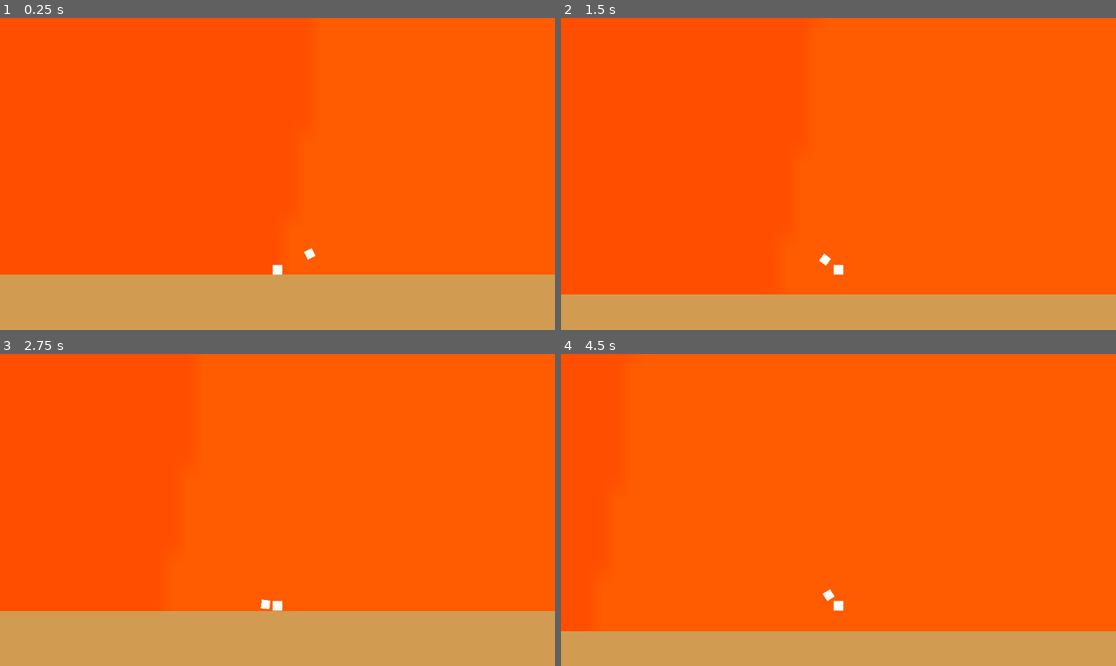
Above: before the commit, frames 1-4 (two rows, left to right).
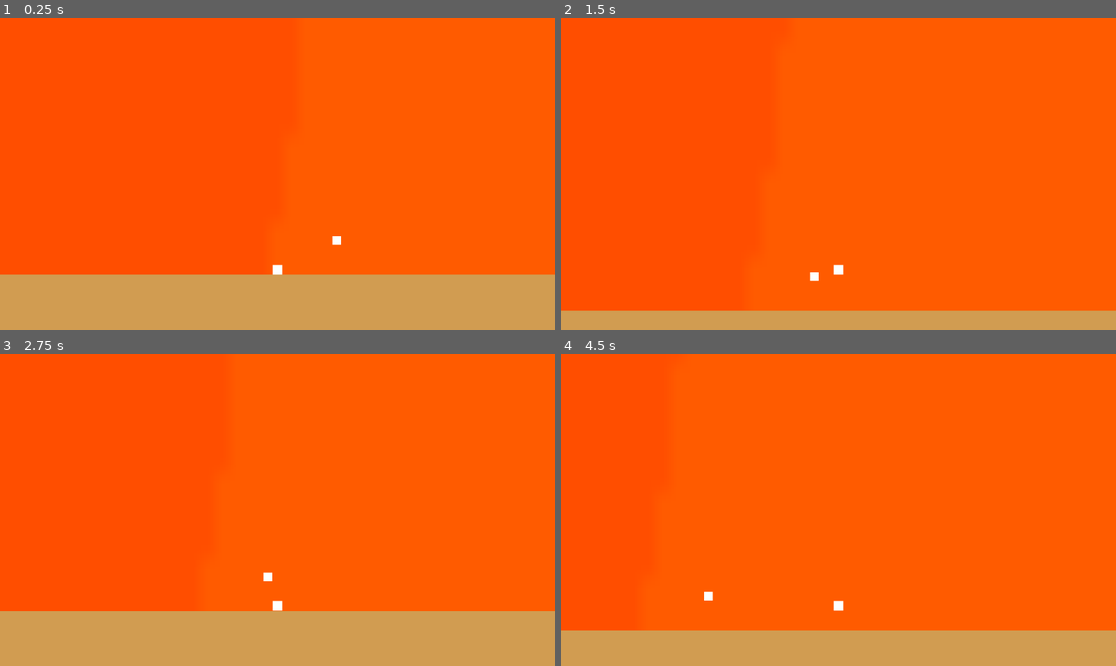
Above: after the commit, the same moments.

Repository: zsimpson-lgtm/The-Agent-Alien-Files
Game: Godot game, scene res://Scenes/Game.tscn
Two runs of this game, one before a commit and one after it. Both use one fixed random seed, a clock stepped at 60 frames per second and the inputs below.
Inputs:
- Up to frame 1 (0.25 s): no input
- Up to frame 2 (1.5 s): tap Enter at 0.5 s; hold D (right) from 0.53 s (still down); tap Space (jump) at 0.77 s
- Up to frame 3 (2.75 s): tap Space (jump) at 1.52 s; release D (right) at 2.03 s; hold A (left) from 2.03 s (still down)
- Up to frame 4 (4.5 s): tap Space (jump) at 2.75, 3.02, 3.77 s; release A (left) at 2.78 s; hold D (right) 2.78-4.28 s; hold A (left) from 4.28 s (still down)

The runs differ from the first frame. In frame 1, less than 0.1% of the frame differs, in the area x 54-62%, y 69-78%; in frame 2, 5.2%, in the area x 0-100%, y 75-94%; in frame 3, 0.1%; in frame 4, 0.3%.
Error after the commit: Invalid access to property or key 'global_position' on a base object of type 'Nil'. (res://Scripts/Enemy.gd:12)

Commit message:
Day 4
Worked on adding healbar and the code, need need fix checking collisons

Diff:
--- a/agent-alien/Scenes/Game.tscn
+++ b/agent-alien/Scenes/Game.tscn
@@ -9,8 +9,9 @@
 
 [node name="Node2D" type="Node2D" unique_id=1983854155]
 
-[node name="Player" parent="." unique_id=1100361338 instance=ExtResource("1_gl6un")]
+[node name="Player" parent="." unique_id=1100361338 node_paths=PackedStringArray("health_ui") instance=ExtResource("1_gl6un")]
 position = Vector2(-66, -10)
+health_ui = NodePath("../CanvasLayer/TextureProgressBar")
 
 [node name="Camera2D" type="Camera2D" parent="Player" unique_id=665921378]
 position = Vector2(0, 1)
@@ -49,6 +50,21 @@
 
 [node name="ScreenShot20260611At2_55_24Pm" type="Sprite2D" parent="." unique_id=607886359]
 z_index = -14
-position = Vector2(-2601, -2281)
+position = Vector2(-2631, -2272)
 scale = Vector2(10.09042, 14.755144)
 texture = ExtResource("3_j5yw3")
+
+[node name="CanvasLayer" type="CanvasLayer" parent="." unique_id=586048734]
+
+[node name="TextureProgressBar" type="TextureProgressBar" parent="CanvasLayer" unique_id=1462491059]
+anchors_preset = -1
+anchor_left = -0.040000003
+anchor_top = -0.18200001
+anchor_right = -0.040000003
+anchor_bottom = -0.18200001
+offset_left = -24.919998
+offset_top = -26.063995
+offset_right = 30.080002
+offset_bottom = 21.936005
+max_value = 10.0
+value = 7.0
--- a/agent-alien/Scenes/Player.tscn
+++ b/agent-alien/Scenes/Player.tscn
@@ -1,6 +1,6 @@
 [gd_scene format=3 uid="uid://nlnouaeystk8"]
 
-[ext_resource type="Script" uid="uid://c8mbe72sddhk5" path="res://Scripts/player.gd" id="1_rpqav"]
+[ext_resource type="Script" uid="uid://b7gruql1r2jvy" path="res://Scripts/Player.gd" id="1_rpqav"]
 
 [sub_resource type="RectangleShape2D" id="RectangleShape2D_qbkls"]
 
--- a/agent-alien/Scripts/Enemy.gd
+++ b/agent-alien/Scripts/Enemy.gd
@@ -6,14 +6,14 @@
 
 # Called when the node enters the scene tree for the first time.
 func _ready() -> void:
-	for node in get_tree().get_nodes_in_group("player"):
-		player = node
 
+	pass
 func _process(delta: float) -> void:
 	look_at(player.global_position)
 	velocity = Vector2(1, 0).rotated(rotation) * speed
 
+	move_and_slide()
 
-
-
-	move_and_slide()
+func _damage_player(body: Node2D) -> void:
+	if body == player:
+		player.take_damage()
--- a/agent-alien/Scripts/player.gd
+++ b/agent-alien/Scripts/player.gd
@@ -6,9 +6,12 @@
 var collided_body
 var score: int = 0
 var gravity: = 980
-
+var health: int = 10
+var player = CharacterBody2D
+@export var health_ui: TextureProgressBar
 func _ready() -> void:
-	pass # Replace with function body.
+	health_ui.max_value = health
+	health_ui.value = health
 
 
 # Called every frame. 'delta' is the elapsed time since the previous frame.
@@ -30,7 +33,6 @@
 		velocity.x = move_toward(velocity.x, 0, SPEED)
 
 
-
 	pass
 
 	move_and_slide()
@@ -40,7 +42,13 @@
 
 	pass # Replace with function body.
 
+func take_damage() -> void:
+	if health > 1:
+		health -= 1
+		health_ui.value = health
+	else:
+		get_tree().call_deferred("reload_current_scene")
 
 #func _on_area_2d_body_entered(body: CharacterBody2D) -> void:
 		#if body.is_in_group("Enemy"):
-			#queue_free()
+			#player.take_damage
Not shown, changed: agent-alien/Scripts/player.gd.uid
Not shown, added: .DS_Store
Not shown, added: agent-alien/.DS_Store
Not shown, added: agent-alien/Scenes/.DS_Store
